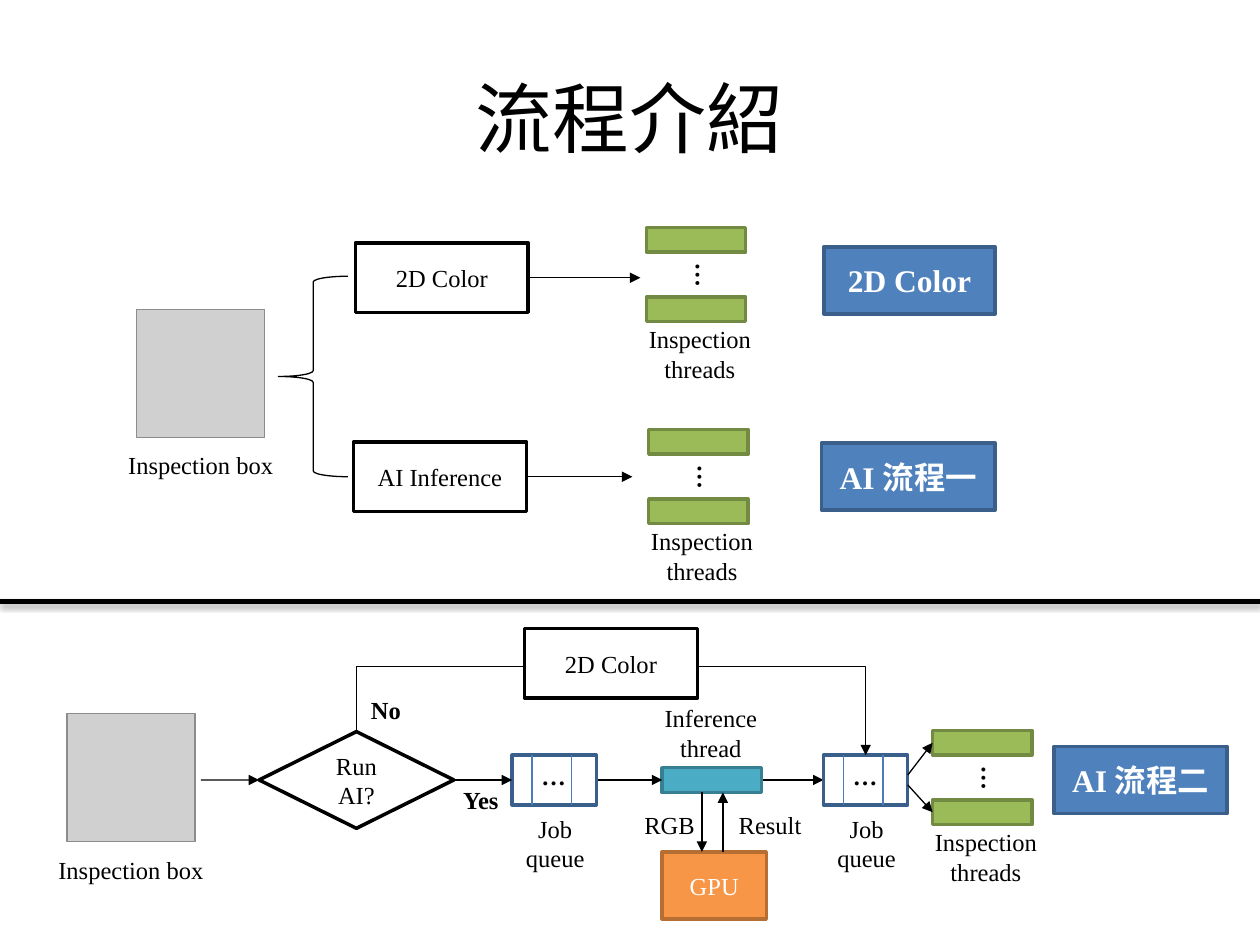
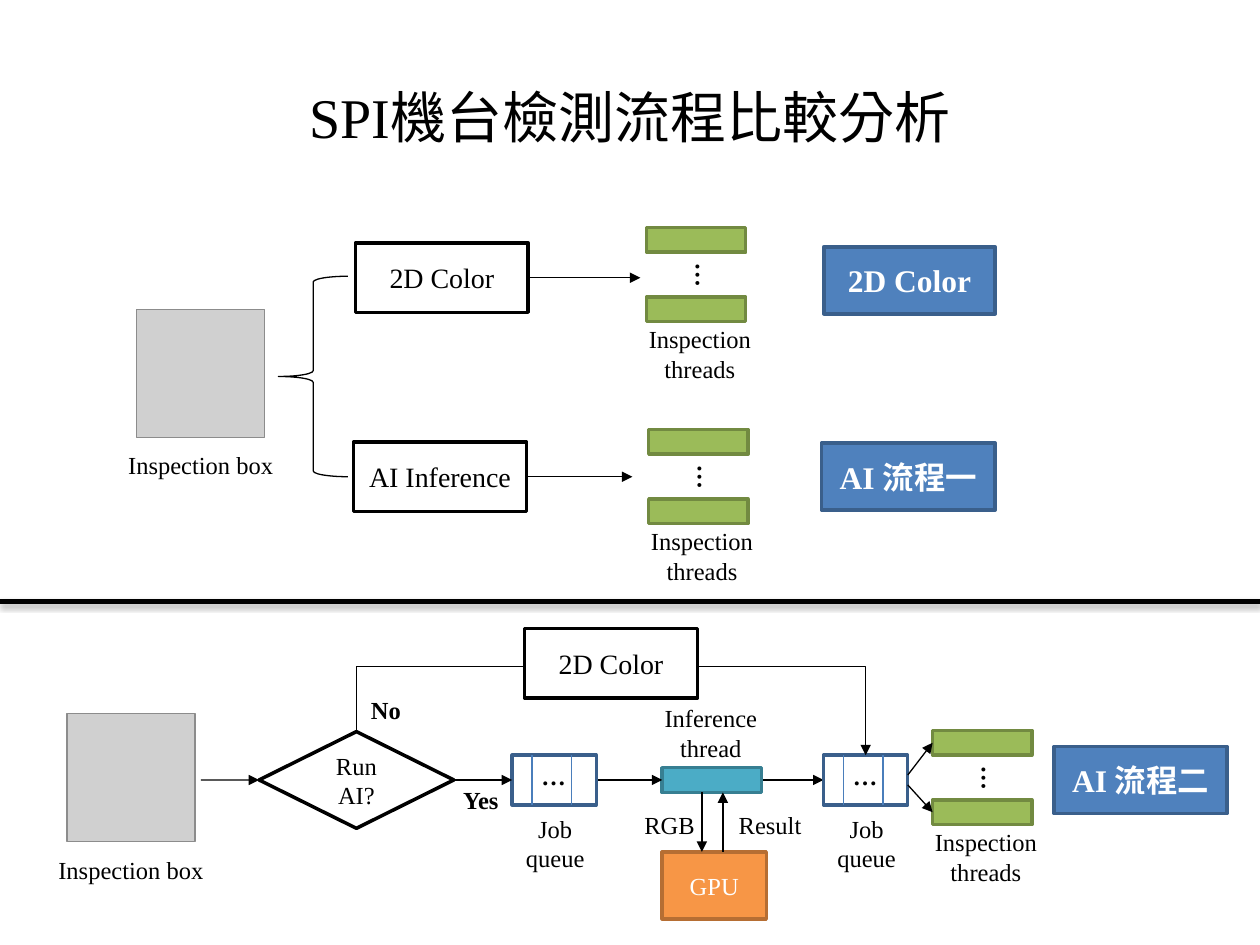
Before and after one commit to Teng91/RESTful-server-with-APIs, a slide deck: slide 3 of TRI.pptx. Drawn at 1260x945 pixels with LibreOffice and Linux fonts; fonts in the diff are those of the drawing; grey boxes stand for pictures. Boxes give left, top, right and bottom in pixels: in the first picture for what was removed or moved away, otherwise in the second. Text is boxed around its words. In the diff, an @@ line names an element or a change of style, - is before the commit and + after.

```diff
--- a/TRI.pptx
+++ b/TRI.pptx
@@ title at <box>309,95,950,143</box>: text changed; size 44 to 32 pt @@
-流程介紹
+SPI機台檢測流程比較分析
@@ size 14 to 16 pt in 3 elements at <box>355,243,528,312</box>, <box>354,442,527,512</box>, <box>524,629,697,698</box> @@
```
Also in this commit, not shown: 1 other slide changed.
